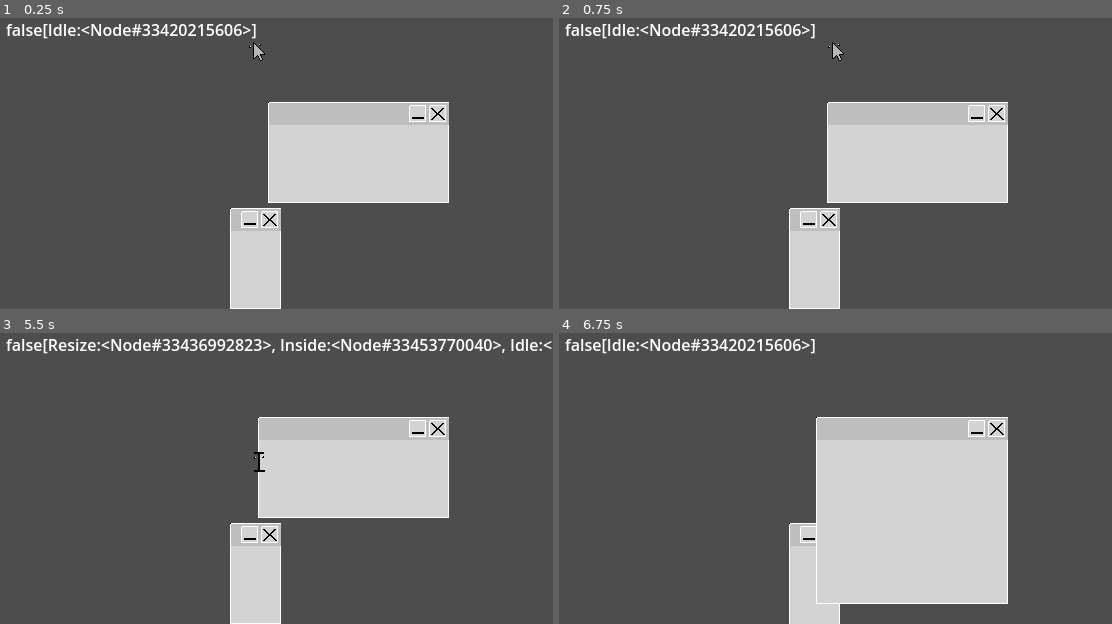
Above: before the commit, frames 1-4 (two rows, left to right).
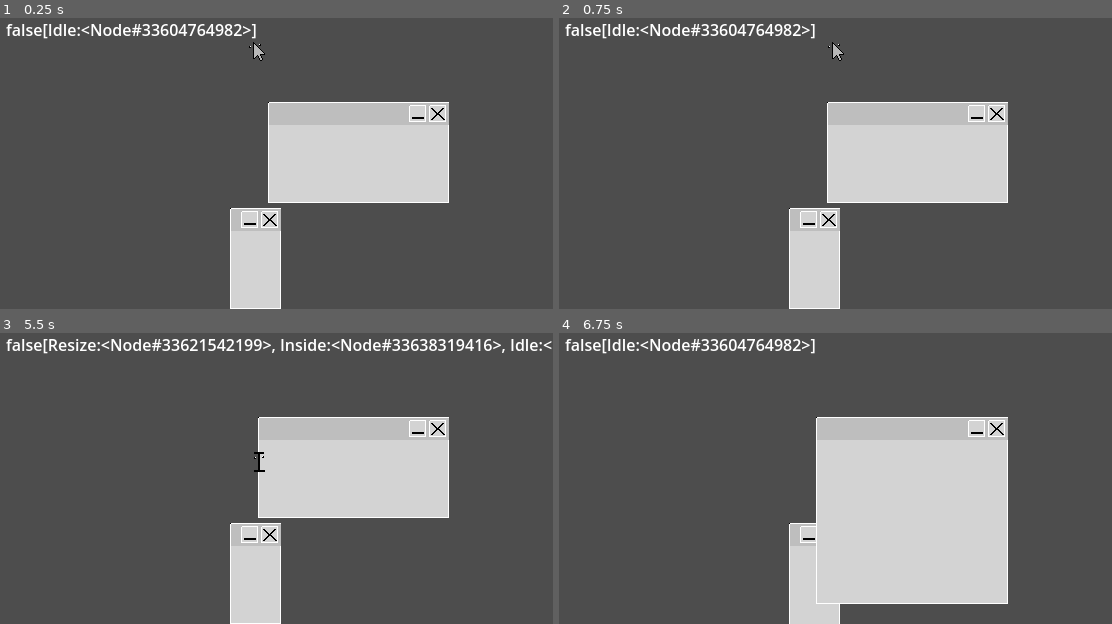
Above: after the commit, the same moments.

Repository: username123115/Clicky
Game: Godot game, scene res://intro.tscn
The game is run twice, just before and just after one commit, with the same random seed, the same clock (stepped at 60 frames per second) and the same inputs.
Inputs:
- Up to frame 1 (0.25 s): no input
- Up to frame 2 (0.75 s): tap Enter at 0.5 s; hold L (move_right) from 0.53 s (still down); hold Z (grab) from 0.53 s (still down)
- Up to frame 3 (5.5 s): release L (move_right) at 1.28 s; release Z (grab) at 1.28 s; hold J (move_down) 1.28-2.03 s; tap Z (grab) at 1.35, 2.85, 4.35 s; tap Space at 2, 3.5 s; hold L (move_right) 2.03-2.78 s; hold Z (grab) 2.03-2.78 s; tap Enter at 2.75, 4.25 s; hold K (move_up) 2.78-3.53 s; hold Z (grab) 3.53-4.28 s; hold H (move_left) 3.53-5.03 s; hold J (move_down) from 5.03 s (still down); hold Z (grab) from 5.03 s (still down)
- Up to frame 4 (6.75 s): release J (move_down) at 5.78 s; release Z (grab) at 5.78 s; hold L (move_right) 5.78-6.53 s; tap Z (grab) at 5.85 s; tap Space at 6.5 s; hold K (move_up) from 6.53 s (still down); hold Z (grab) from 6.53 s (still down)

The runs differ from the first frame. In frame 1, 0.4% of the frame differs, in the area x 28-44%, y 2-7%; in frame 2, 0.4%; in frame 3, 0.6%, in the area x 32-89%, y 2-7%; in frame 4, 0.4%.

Commit message:
add clicking

Diff:
--- a/player/state_icon_interactions/state_inside.gd
+++ b/player/state_icon_interactions/state_inside.gd
@@ -1 +1,6 @@
 extends 'res://state.gd'
+
+func update(delta: float):
+	assert(owner.in_icon)
+	if Input.is_action_just_pressed("grab"):
+		owner.icon.click(owner)
